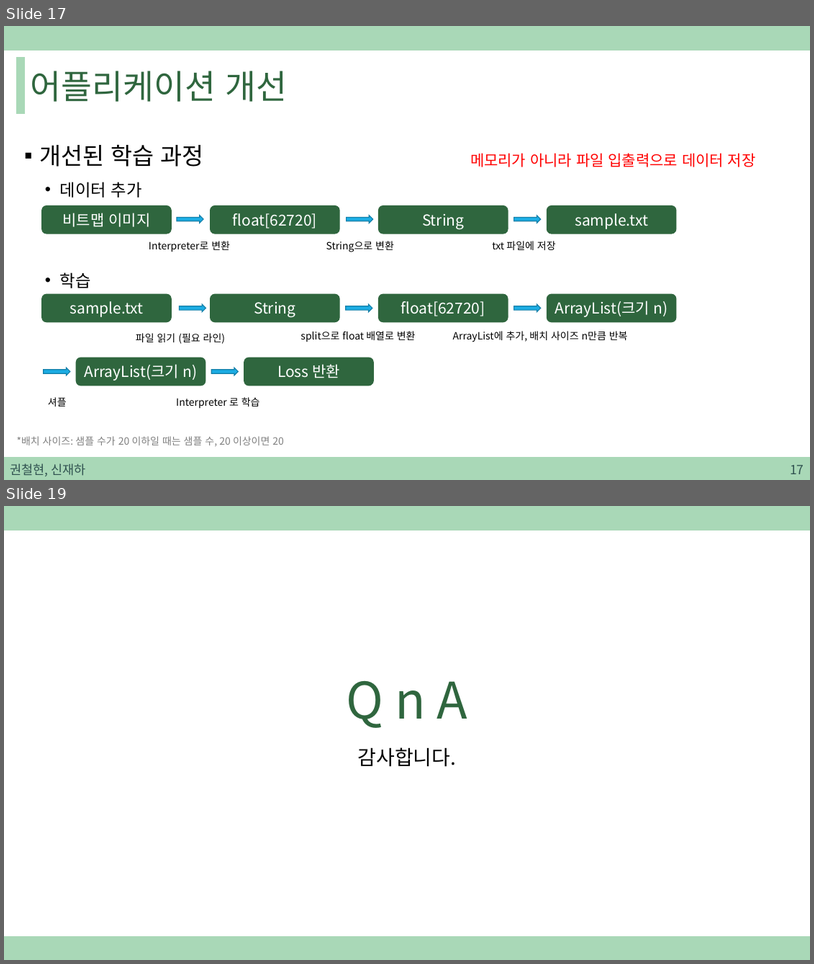
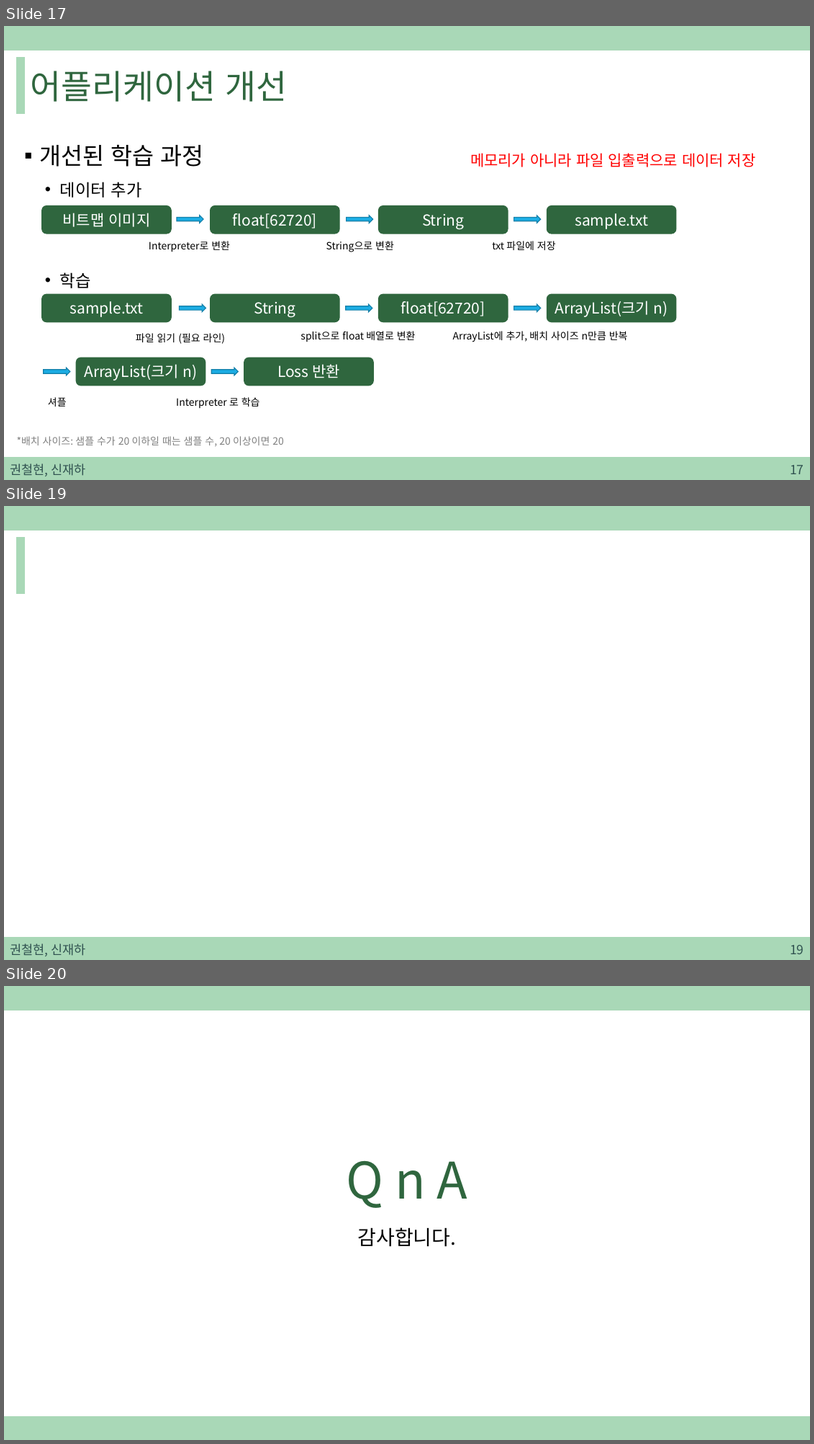
Before and after one commit to sjh4287/capston, a slide deck: 2022.02.11/권철현,신재하.pptx. Shown one above the other, each under a label of ours: slides 17 and 19 before the commit, slides 17, 19 and 20 after it; the slides between them are not shown. The pictures are 814x964 and 814x1444 pixels, drawn with LibreOffice and Linux fonts; fonts in the diff are those of the drawing. Boxes give left, top, right and bottom in pixels: in the first picture for what was removed or moved away, otherwise in the second. Text is boxed around its words. In the diff, an @@ line names an element or a change of style, - is before the commit and + after.

```diff
--- a/2022.02.11/권철현,신재하.pptx
+++ b/2022.02.11/권철현,신재하.pptx
@@ slide 19 added at box(4, 506, 810, 960), background #FFFFFF; not listed: 3 template elements that a slide beside it also shows @@
@@ text added at box(10, 943, 85, 956), 15 pt, text #305250 @@
+권철현, 신재하
@@ page number added at box(790, 944, 804, 954), 15 pt, text #305250 @@
+19
@@ what was slide 19 is now slide 20 @@
```
Also in this commit, not shown: 1 slide changed.
